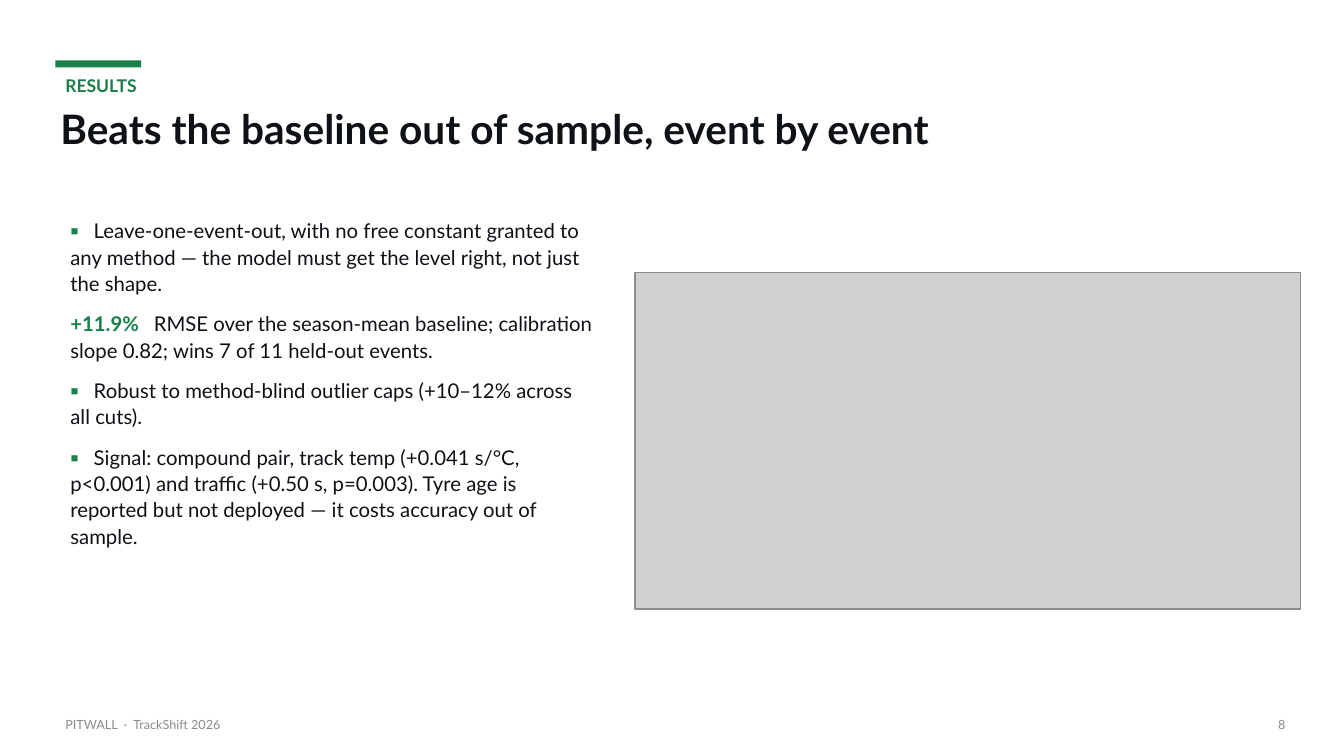
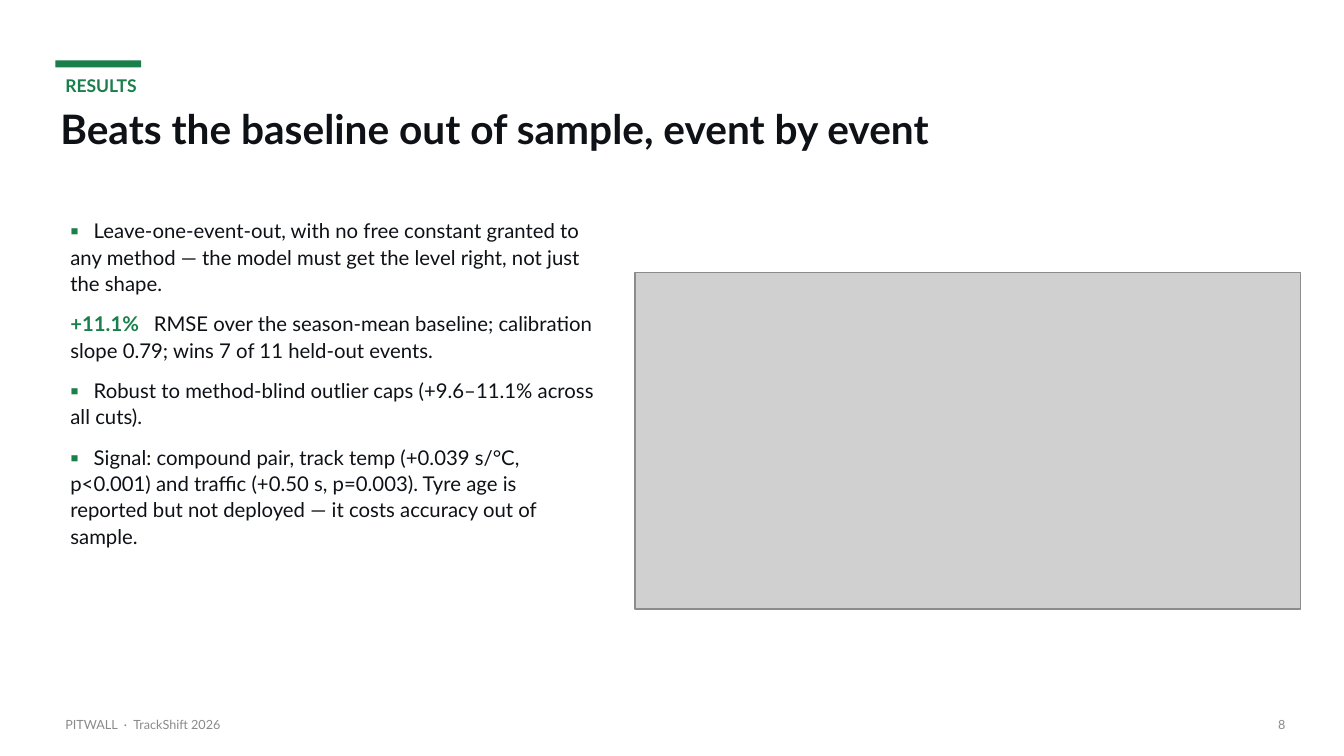
Before and after one commit to OptimistOtaku/trackshift-26, a slide deck: slide 8 of artifacts/PITWALL_TrackShift2026.pptx. Drawn at 1344x756 pixels with LibreOffice and Linux fonts; fonts in the diff are those of the drawing; grey boxes stand for pictures. Boxes give left, top, right and bottom in pixels: in the first picture for what was removed or moved away, otherwise in the second. Text is boxed around its words. In the diff, an @@ line names an element or a change of style, - is before the commit and + after.

```diff
--- a/artifacts/PITWALL_TrackShift2026.pptx
+++ b/artifacts/PITWALL_TrackShift2026.pptx
@@ text at (70,316,594,548): text changed @@
-+11.9% RMSE over the season-mean baseline; calibration slope 0.82; wins 7 of 11 held-out events.
-▪ Robust to method-blind outlier caps (+10–12% across all cuts).
-▪ Signal: compound pair, track temp (+0.041 s/°C, p<0.001) and traffic (+0.50 s, p=0.003). Tyre age is reported but not deployed — it costs accuracy out of sample.
++11.1% RMSE over the season-mean baseline; calibration slope 0.79; wins 7 of 11 held-out events.
+▪ Robust to method-blind outlier caps (+9.6–11.1% across all cuts).
+▪ Signal: compound pair, track temp (+0.039 s/°C, p<0.001) and traffic (+0.50 s, p=0.003). Tyre age is reported but not deployed — it costs accuracy out of sample.
```
Also in this commit, not shown: 4 other slides changed, 1 slide added, 13 other files.
